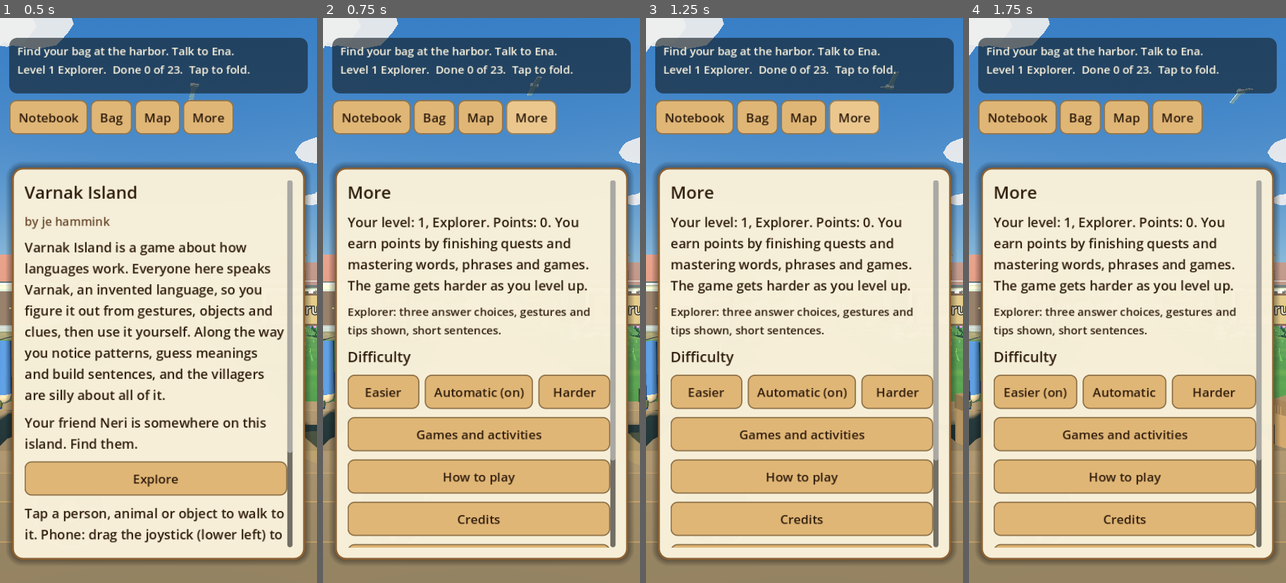
Above: before the commit, frames 1-4 (left to right).
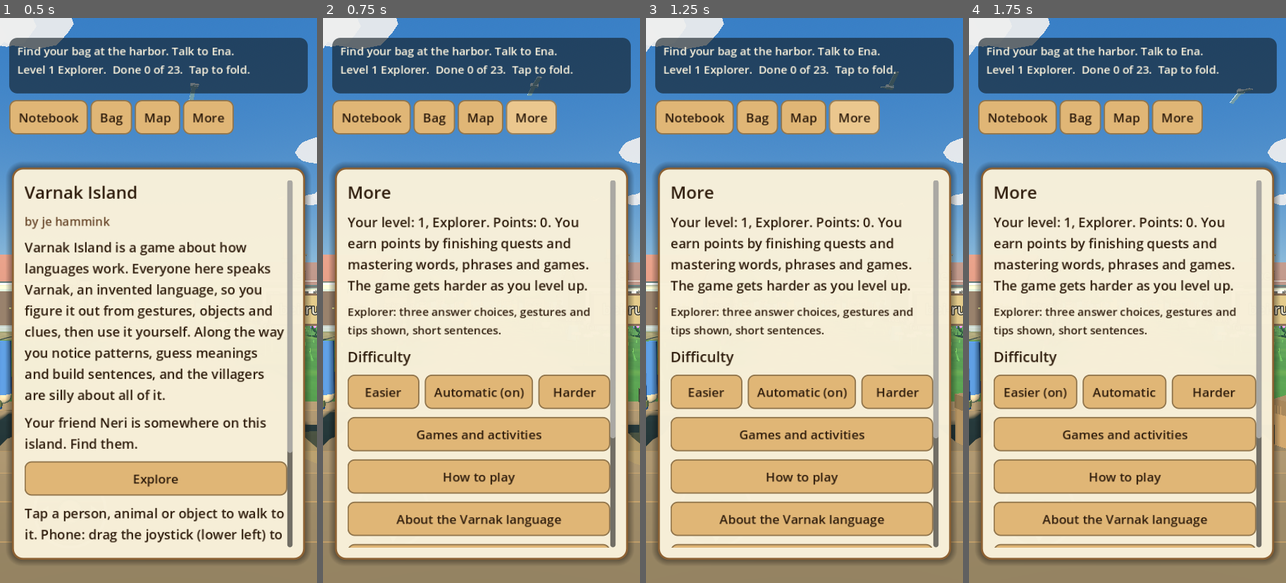
Above: after the commit, the same moments.

Repository: hamminkj/varnak-island
Game: Godot game, scene res://main.tscn
Two runs of this game, one before a commit and one after it. Both use one fixed random seed, a clock stepped at 60 frames per second and the inputs below.
Inputs:
- Up to frame 1 (0.5 s): no input
- Up to frame 2 (0.75 s): click "More" at 0.5 s
- Up to frame 3 (1.25 s): no input
- Up to frame 4 (1.75 s): click "Easier" at 1.25 s

Frame 1 is identical in both runs. In frame 2, 0.6% of the frame differs, in the area x 23-93%, y 74-91%; in frame 3, 0.6%; in frame 4, 0.6%.

Commit message:
Add About the Varnak language page under More
Co-Authored-By: Claude Sonnet 5.5 <noreply@anthropic.com>
Claude-Session: https://claude.ai/code/session_01KtdAfpvfFKLaiXJyS7je7X

Diff:
--- a/main.gd
+++ b/main.gd
@@ -3613,6 +3613,7 @@
 		b.size_flags_horizontal = Control.SIZE_EXPAND_FILL
 	button("Games and activities", show_games, content)
 	button("How to play", show_intro, content)
+	button("About the Varnak language", show_varnak, content)
 	button("Credits", show_credits, content)
 	button("Fold the quest box" if not hud_small else "Unfold the quest box", func():
 		hud_small = not hud_small
@@ -5648,6 +5649,38 @@
 	button("Word play", show_loans, content)
 	button("Notebook", show_notebook, content)
 
+func show_varnak():
+	clear_panel("About Varnak")
+	text_line("Varnak is an invented language built to work the way many real languages do. This page lists its main features. The game uses a simplified version, and the doubling and sound words were added for the game.", 17)
+	var secs = [
+		["Sounds and spelling", "Five vowels (a e i o u), and the letter y sounds like the y in yes. Words end only in m, n, ng, l, r, s, k or t, so borrowed words get respelled: brouhaha becomes buruhaha.", []],
+		["Words are built from pieces", "Varnak glues small meaningful pieces together. One verb can say who did what, when, and how you know. Hyphens show the pieces.", ["“Ma-k-i-pal-pa-ki-da.” = ma- not, k- I, i- it, pal see, -pa past, -ki not, -da I know it directly: I did not see it."]],
+		["Verbs show people", "A prefix tells who is acting. Na- is I, ta- is you, i- is he, she or it, ri- is they. With two people, the doer comes first: k-i- is I (do it to) it, t-na- is you (do it to) me.", ["“Na-lum.” I go.   “Ta-lum.” You go.   “Ri-lum.” They go."]],
+		["Time and aspect", "Endings after the verb show when and how: -pa past, -fu future, -im happening now, -ur usually, -ak finished.", ["“I-nang-pa.” walked.   “I-nang-fu.” will walk.   “I-nang-im.” is walking.   “I-nang-ur.” usually walks."]],
+		["How do you know?", "Evidentials are endings that say how you know something: -da I saw it myself, -shi I infer it from evidence, -nu people say. They are the heart of Varnak gossip.", ["“Tor kurma i-tal-pa-da.” I saw Tor arrive at the market.   “...i-tal-pa-shi.” Apparently he arrived.   “...i-tal-pa-nu.” They say he arrived."]],
+		["Who did what to whom", "Varnak marks the doer of an action on another thing with -ke. This is called ergative marking. Someone who just goes, sleeps or is, takes no ending.", ["“Sanu i-lum-pa-da.” The child went.   “Mirake puka i-rav-pa-da.” Mira read the book."]],
+		["Case endings", "Short endings on nouns do the work of English words like to, in, from and with: -ni of, -ru to, -ma in or at, -ta from, -su together with, -li by means of.", ["“Tekama” in the village.   “Moraru” to the river.   “Tisu” with you."]],
+		["Many and ordinal", "-ir makes a plural. A number comes before its noun, and -ve makes ordinal numbers.", ["“Tari-ir” fish (many).   “Mur tari” three fish.   “Bar-ve hai-sao” the eighth sea star."]],
+		["No and please", "Not is wrapped around the verb: ma- before it and -ki after it. A command ends in -o, and -ye makes it polite.", ["“Ma-na-lum-ki-da.” I am not going.   “Ta-lum-o-ye.” Please go.   “Ma-ta-pav-o-ki!” Do not run!"]],
+		["Questions", "-ha makes a yes or no question. Question words stay where the answer would go.", ["“Ta-lum-fu-ha?” Will you go?   “Ti hama ta-esh-ha?” Where are you?"]],
+		["Describing words are verbs", "Words like big or warm act like verbs, so they take the same prefixes. Before a noun, they stay bare.", ["“Teka i-var.” The village is big.   “Var teka.” a big village."]],
+		["Nouns inside verbs", "A noun can move inside the verb, making a single word for the whole activity.", ["“Tari-nuk” fish-catch, go fishing.   “Wak-ta” water-drink."]],
+		["Compounds and calques", "Joining two words makes a new one, sometimes by translating another language piece by piece (a calque).", ["“Hai-sao” sea-star.   “Far-par” fire-bird, firefly.   “Ret-gor” hot-dog."]],
+		["Doubling", "Repeating a word makes it stronger or repeats the action. This is a game addition.", ["“Var-var” huge.   “Pav-pav” run around and around.   “Guro-guro” fruit of all kinds."]],
+		["Borrowed words and sound words", "Varnak borrows from other languages (choni, kawai, habibi, puts, pororo from Guarani) and respells them with its own sounds.", []]
+	]
+	for sec in secs:
+		var h = text_line(sec[0], 21)
+		h.add_theme_color_override("font_color", Color("7a1f3d"))
+		text_line(sec[1], 17)
+		for ex in sec[2]:
+			var e = text_line(ex, 18)
+			e.add_theme_color_override("font_color", Color("3b2a1a"))
+	button("Word play: borrowings, calques, false friends, doubling", show_loans, content)
+	button("Verb builder", show_verb_builder.bind(-1), content)
+	button("Back", show_more, content)
+	button("Return", close_panel, content)
+
 func show_credits():
 	clear_panel("Credits")
 	text_line("Varnak Island", 24)
--- a/smoke_test.gd
+++ b/smoke_test.gd
@@ -840,6 +840,8 @@
 		var ln = game.poem_line(0, prng)
 		assert(ln[0].ends_with("."))
 	assert(game.ui.find_child("MovePad", true, false) != null)
+	game.show_varnak()
+	assert(has_any("Evidentials") and has_any("Doubling") and has_any("Ma-k-i-pal-pa-ki-da"))
 	print("PASS: word play: habibi and putz, calques, false friends game, doubling, Guarani sound words, move pad icon")
 	print("PASS: seventh expansion: ferry landing, new-word practice for every class, poem plants, poems, poem book")
 	print("PASS: sixth expansion: chat, compliments, teasing, jokes, gifts, moods, secrets, friends quest, reactions, portrait")
Not shown, changed: README.md
Not shown, changed: docs/index.html
Not shown, changed: docs/index.pck
